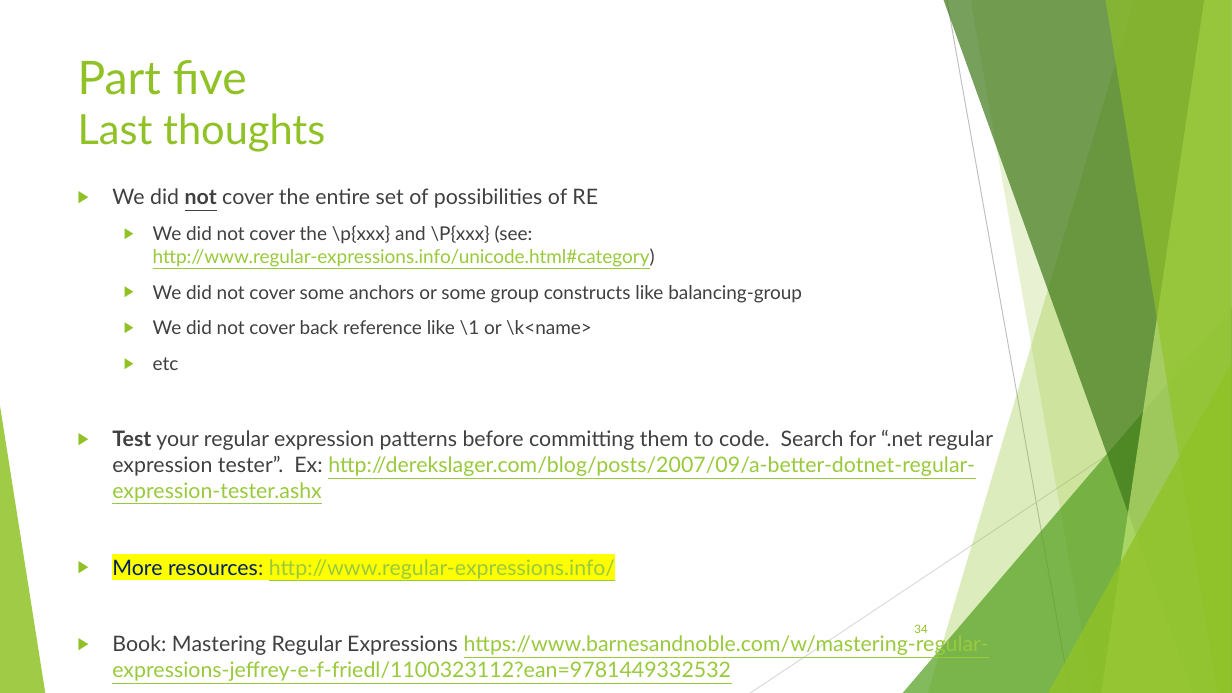
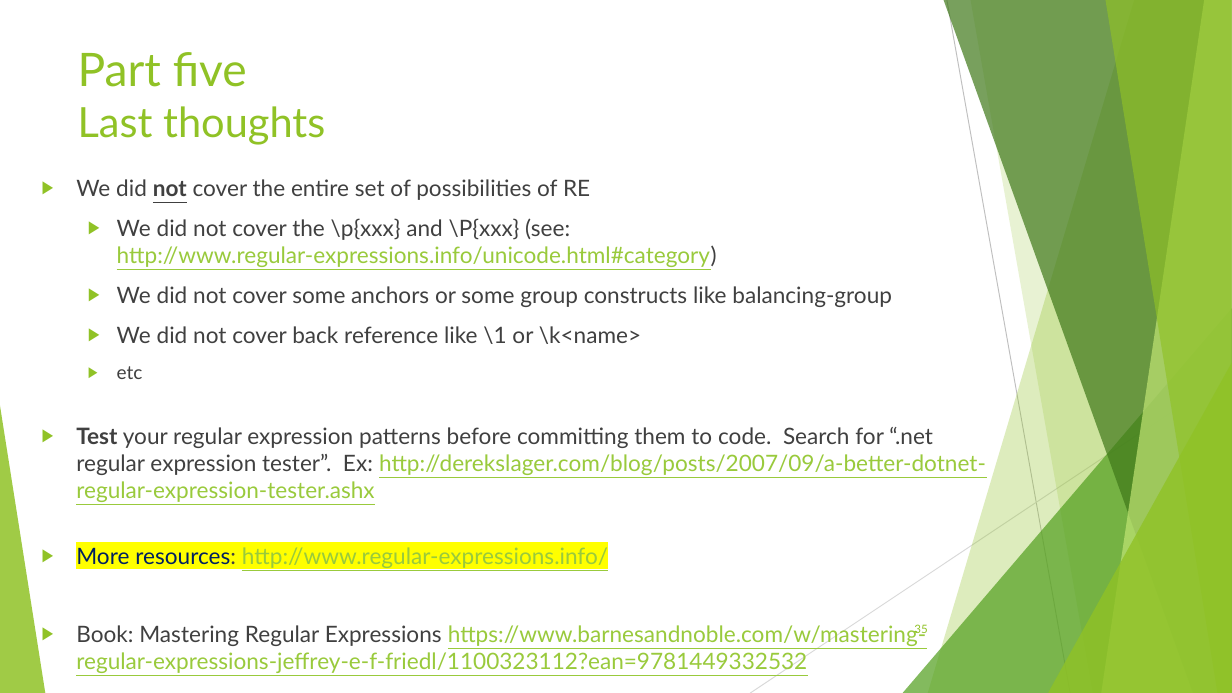
Before and after one commit to avifarah/RegularExpressionsTalk, a slide deck: slide 35 of Regular expression.pptx (slide 34 before the commit). Drawn at 1232x693 pixels with LibreOffice and Linux fonts; fonts in the diff are those of the drawing. Boxes give left, top, right and bottom in pixels: in the first picture for what was removed or moved away, otherwise in the second. Text is boxed around its words. In the diff, an @@ line names an element or a change of style, - is before the commit and + after.

```diff
--- a/Regular expression.pptx
+++ b/Regular expression.pptx
@@ title "Part five Last thoughts": place and size @@
-title "Part five Last thoughts" at [78, 60, 325, 152]
+title "Part five Last thoughts" at [78, 52, 325, 145]
@@ text "We did not cover the ...": place and size @@
-text "We did not cover the ..." at [112, 188, 993, 657]
+text "We did not cover the ..." at [76, 179, 986, 673]
@@ text at [76, 179, 986, 673]: size 16.6 to 17.6 pt in "We did not cover the entire set ...", "Test your regular expression patterns before committing ...", "More resources: http://www.regular-expressions.info/", "Book: Mastering Regular Expressions https://www.barnesandnob ..."; size 14.8 to 17.6 pt in "We did not cover the \p{xxx} and ...", "We did not cover some anchors or ...", "We did not cover back reference like ..." @@
@@ page number at [914, 624, 927, 636]: text changed @@
-34
+35
```
Also in this commit, not shown: 15 other slides changed, 1 slide added, 9 other files.
